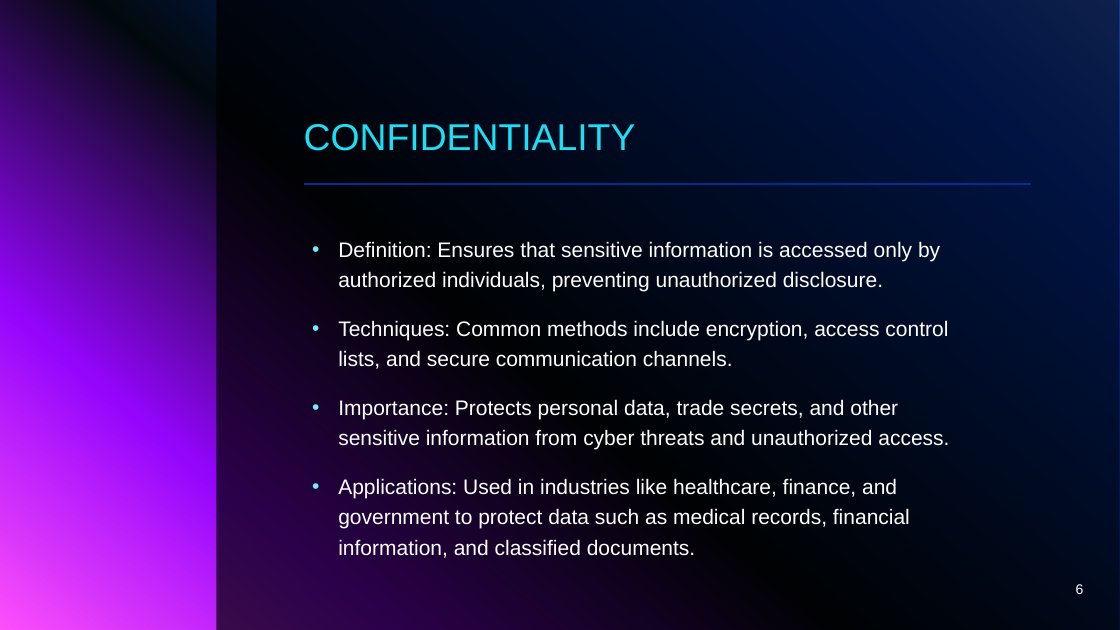
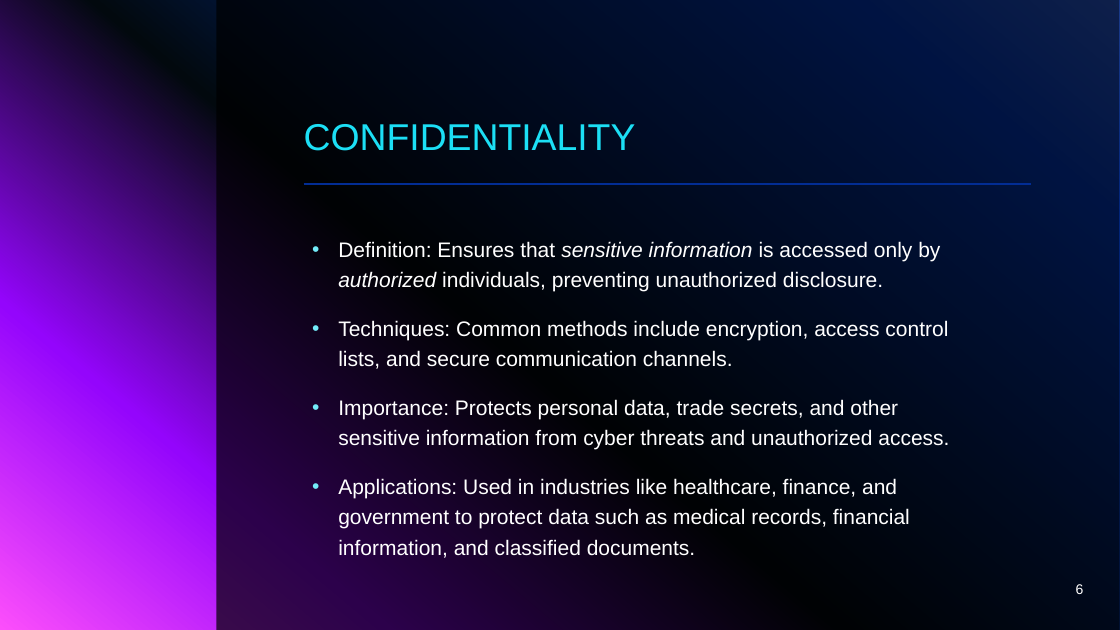
Before and after one commit to brodante/KeyGuardian, a slide deck: slide 6 of papers/PPT/KeyGuardian.pptx. Drawn at 1120x630 pixels with LibreOffice and Linux fonts; fonts in the diff are those of the drawing; background and template pictures are left out. Boxes give left, top, right and bottom in pixels: in the first picture for what was removed or moved away, otherwise in the second. Text is boxed around its words. In the diff, an @@ line names an element or a change of style, - is before the commit and + after.

```diff
--- a/papers/PPT/KeyGuardian.pptx
+++ b/papers/PPT/KeyGuardian.pptx
@@ text at (x1=338, y1=241, x2=940, y2=291): italic on in "sensitive information authorized" @@
```
Also in this commit, not shown: 4 other slides changed, 8 slides added, 8 slides removed, 34 other files.
